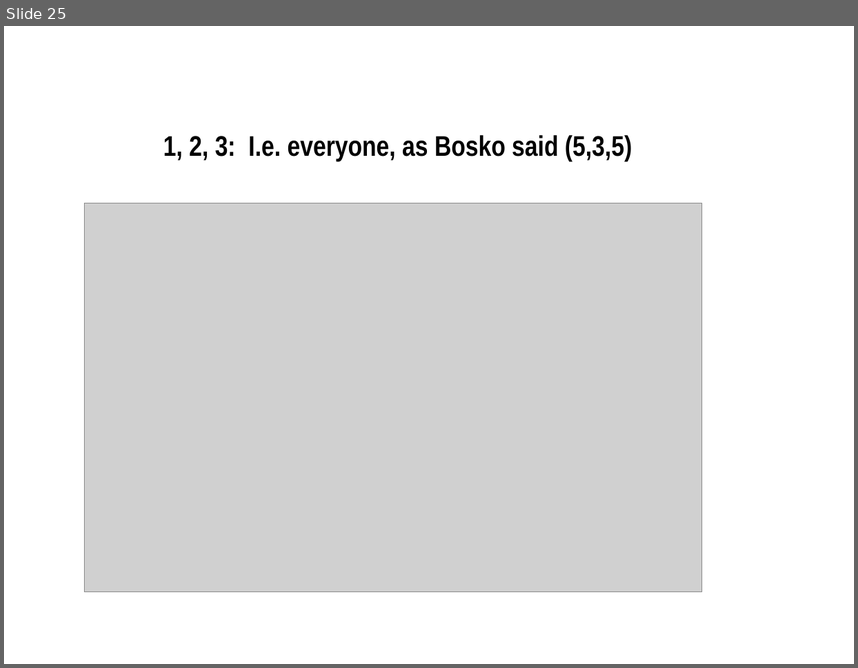
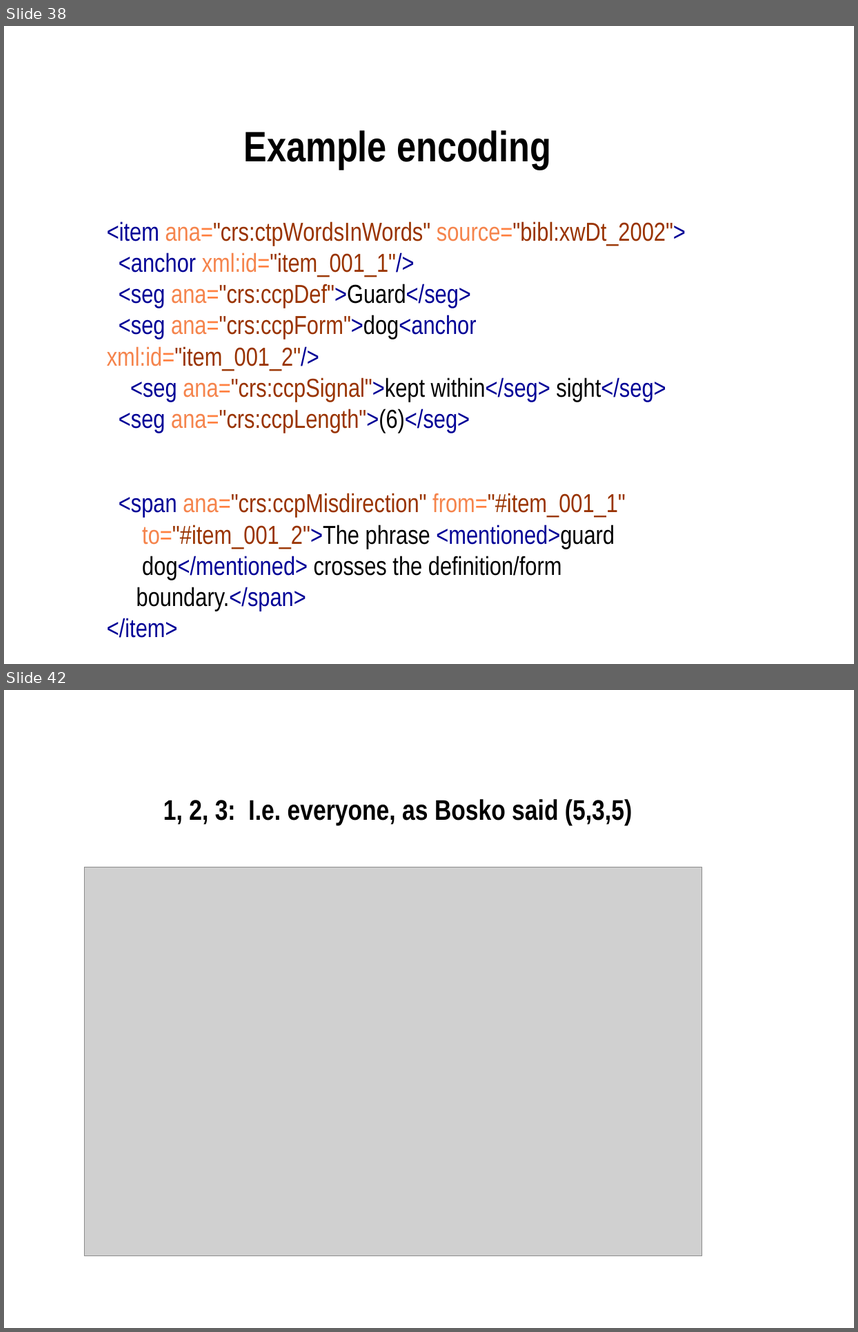
Before and after one commit to martindholmes/cryptic, a slide deck: presentations/tei2017.odp. Shown one above the other, each under a label of ours: slide 25 before the commit, slides 38 and 42 after it; the slides between them are not shown. The pictures are 858x668 and 858x1332 pixels, drawn with LibreOffice and Linux fonts; fonts in the diff are those of the drawing; grey boxes stand for pictures; background and template pictures are left out. Boxes give left, top, right and bottom in pixels: in the first picture for what was removed or moved away, otherwise in the second. Text is boxed around its words. In the diff, an @@ line names an element or a change of style, - is before the commit and + after.

```diff
--- a/presentations/tei2017.odp
+++ b/presentations/tei2017.odp
@@ slide 38 added at (4, 26, 854, 664), background picture (left out) @@
@@ title added at (243, 130, 551, 170), 36 pt, text #000000, bold @@
+Example encoding
@@ text added at (107, 221, 686, 611), 22 pt, text #993300 @@
+<item ana="crs:ctpWordsInWords" source="bibl:xwDt_2002">
+<anchor xml:id="item_001_1"/>
+<seg ana="crs:ccpDef">Guard</seg>
+<seg ana="crs:ccpForm">dog<anchor xml:id="item_001_2"/>
+<seg ana="crs:ccpSignal">kept within</seg> sight</seg>
+<seg ana="crs:ccpLength">(6)</seg>
+<span ana="crs:ccpMisdirection" from="#item_001_1"
+to="#item_001_2">The phrase <mentioned>guard
+dog</mentioned> crosses the definition/form
+boundary.</span>
+</item>
@@ what was slide 25 is now slide 42 @@
```
Also in this commit, not shown: 4 slides changed, 16 other slides added, 1 other file.
